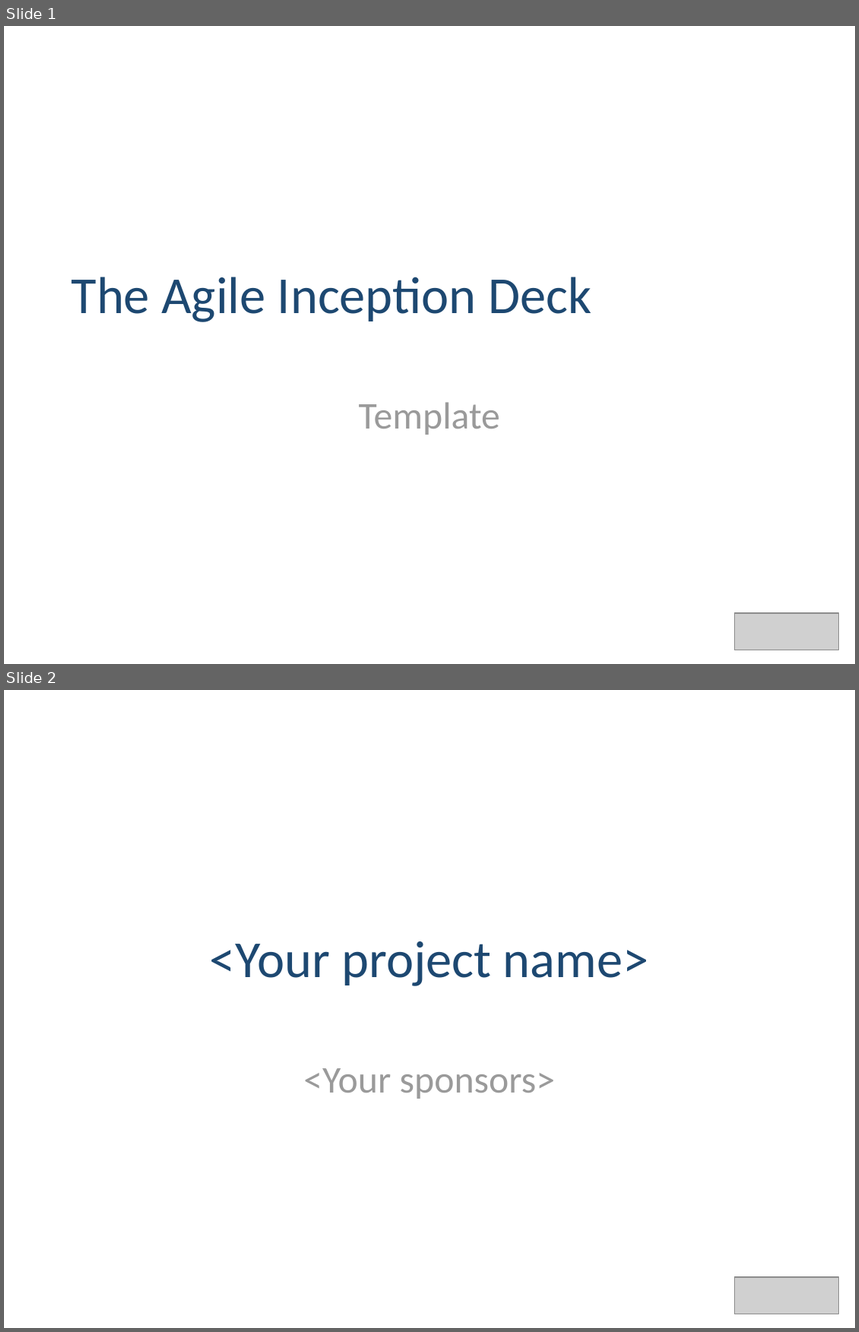
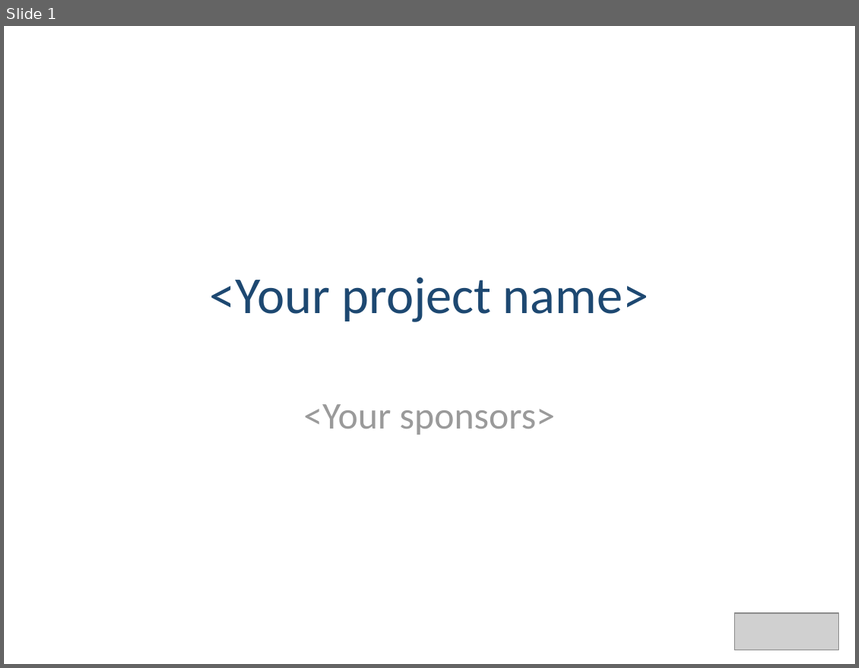
Before and after one commit to cxmjg/testmarcos, a slide deck: Ejemplo_Agile_Inception.pptx. Shown one above the other, each under a label of ours: slides 1 and 2 before the commit, slide 1 after it. The pictures are 859x1332 and 859x668 pixels, drawn with LibreOffice and Linux fonts; fonts in the diff are those of the drawing; grey boxes stand for pictures; background and template pictures are left out. Boxes give left, top, right and bottom in pixels: in the first picture for what was removed or moved away, otherwise in the second. Text is boxed around its words. In the diff, an @@ line names an element or a change of style, - is before the commit and + after.

Commit message:
Elimine la primer diapositiva
Se elimino para mostrar un ejemplo de cambio

```diff
--- a/Ejemplo_Agile_Inception.pptx
+++ b/Ejemplo_Agile_Inception.pptx
@@ slide 1 removed at <box>4,26,855,664</box>, background #FFFFFF @@
@@ title removed at <box>72,277,591,322</box> @@
-The Agile Inception Deck
@@ text removed at <box>359,402,500,435</box> @@
-Template
@@ picture removed at <box>734,613,838,650</box> @@
@@ what was slide 2 is now slide 1 @@
```
